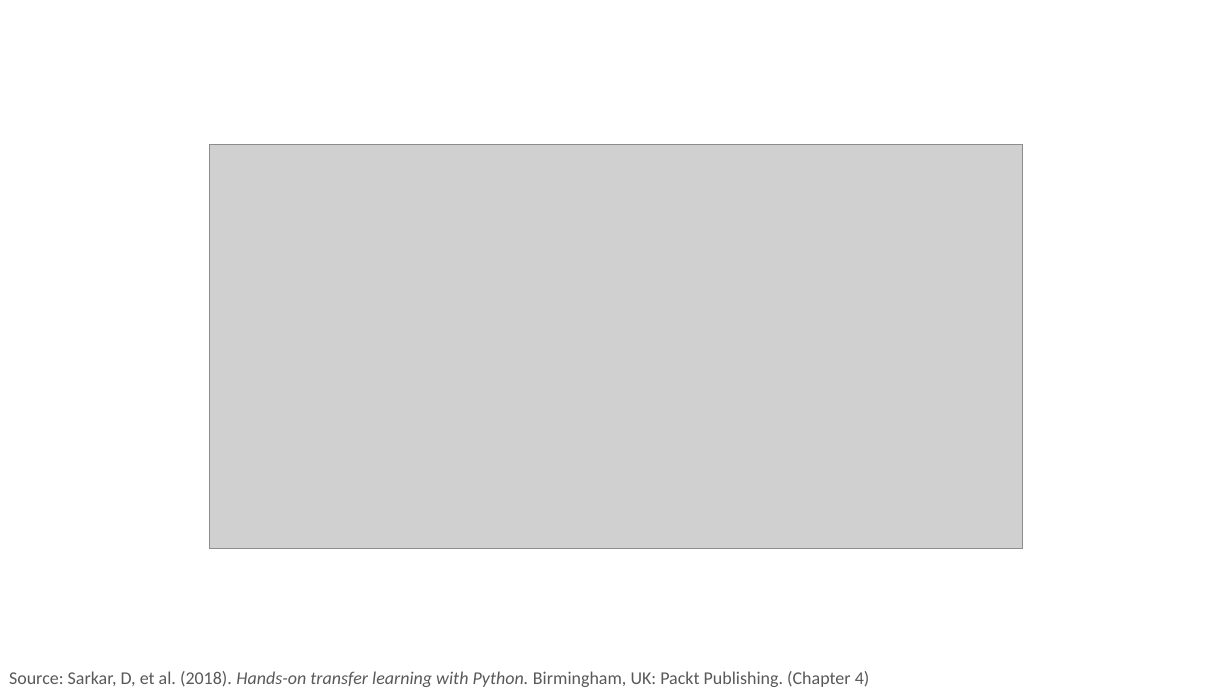
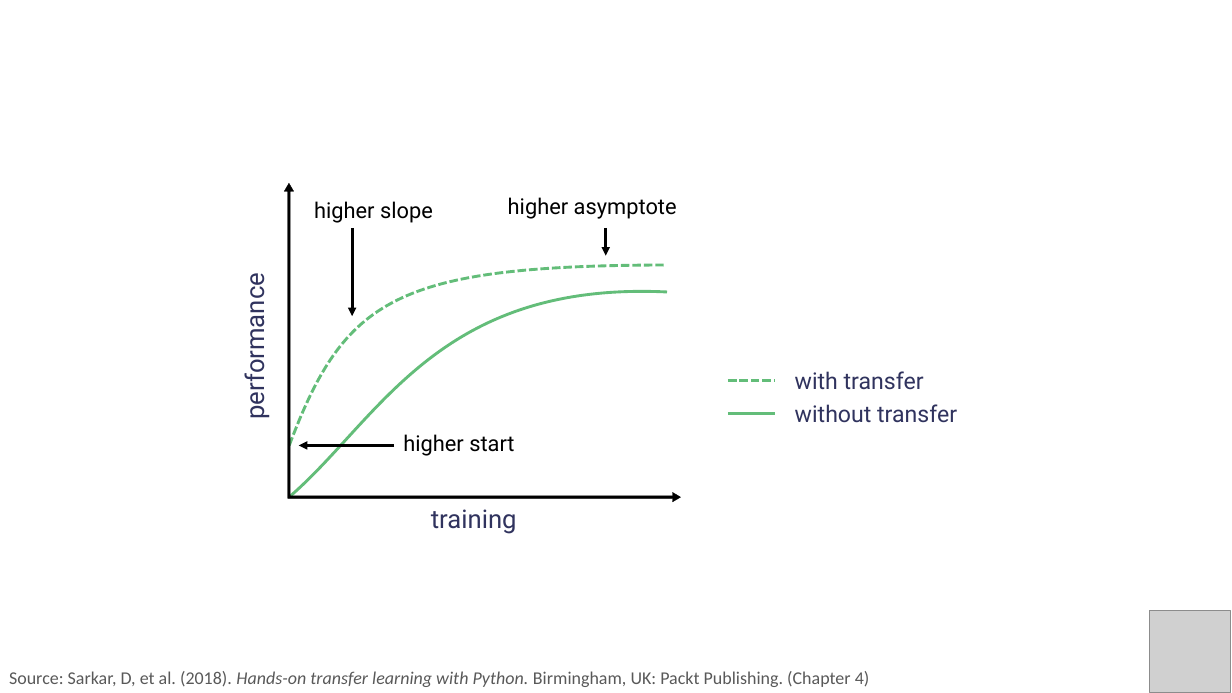
Before and after one commit to PracticumAI/transfer, a slide deck: slide 4 of presentations/02_transfer_learn.pptx. Drawn at 1232x693 pixels with LibreOffice and Linux fonts; fonts in the diff are those of the drawing; grey boxes stand for pictures. Boxes give left, top, right and bottom in pixels: in the first picture for what was removed or moved away, otherwise in the second. Text is boxed around its words. In the diff, an @@ line names an element or a change of style, - is before the commit and + after.

Commit message:
Updated transfer_learn.pptx to new visual standards.

```diff
--- a/presentations/02_transfer_learn.pptx
+++ b/presentations/02_transfer_learn.pptx
@@ picture removed at (209, 144, 1023, 549) @@
@@ left up arrow added at (285, 183, 681, 502), fill #000000, outline #000000 0.25 pt @@
@@ text added at (314, 201, 433, 223), 17 pt, text #000000 @@
+higher slope
@@ text added at (508, 197, 677, 219), 17 pt, text #000000 @@
+higher asymptote
@@ arrow added from (352, 228) to (352, 316), #000000 2.25 pt @@
@@ arrow added from (606, 228) to (606, 256), #000000 2.25 pt @@
@@ freeform shape added at (289, 265, 664, 445), outline #63BD79 2.25 pt dashed @@
@@ text added at (237, 287, 271, 416), 20 pt, text #30335E @@
+performance
@@ freeform shape added at (289, 291, 667, 497), outline #63BD79 2.25 pt @@
@@ line added from (728, 381) to (775, 381), #63BD79 2.25 pt dashed @@
@@ text added at (795, 371, 924, 390), 18 pt, text #30335E @@
+with transfer
@@ line added from (728, 413) to (775, 413), #63BD79 2.25 pt @@
@@ text added at (795, 404, 957, 423), 18 pt, text #30335E @@
+without transfer
@@ arrow added from (395, 445) to (299, 445), #000000 2.25 pt @@
@@ text added at (403, 434, 514, 456), 17 pt, text #000000 @@
+higher start
@@ text added at (431, 509, 517, 534), 20 pt, text #30335E @@
+training
@@ picture added at (1150, 611, 1231, 693) @@
```
Also in this commit, not shown: 14 other slides changed.
